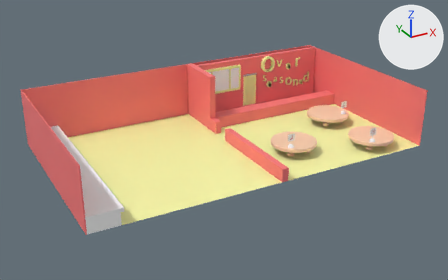
Before and after pictures for a commit that changed the FBX model Overseasoned/Assets/Prefabs/161 final .fbx.
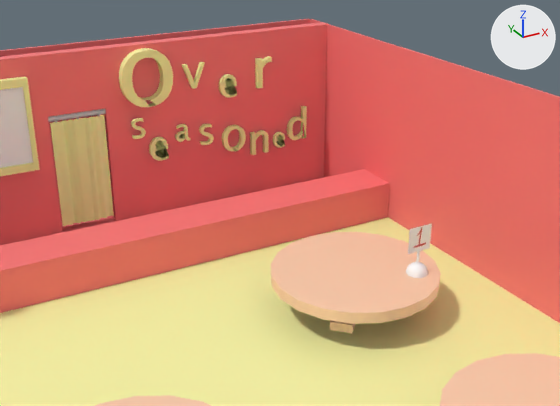
There are two pictures of each version: one whole from a 50 mm camera at (-85.4, -163.0, 81.9) aimed at (1.4, -5.2, 3.0), one close up from a 50 mm camera at (10.1, -51.4, 35.5) aimed at (47.3, 16.3, 1.6). Arrows for +X, +Y and +Z are at upper right; the lights stay in place. Where no turn or scale is listed for an object, it has been applied to the vertices.
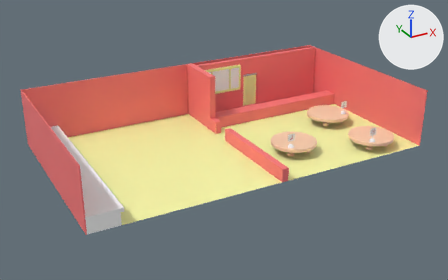
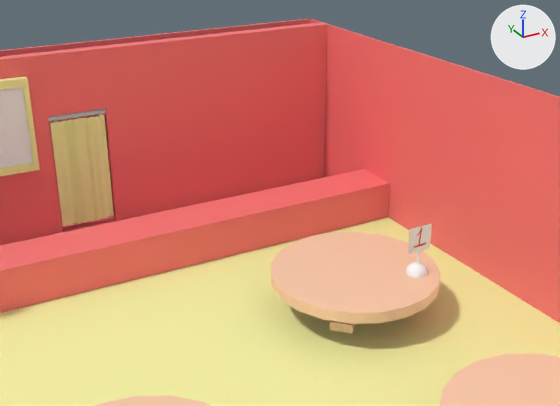
The edits, one by one:
Object 'typeMesh1' (ob_typemesh1) is deleted.

What differs and where, as boxes (x1, y1, x2, y2) in the close-ups (560 x 406 px):
'typeMesh1', deleted: before (119, 48, 307, 161)
